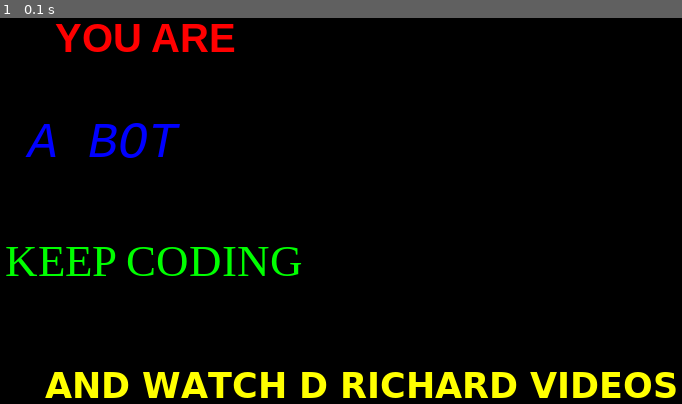
Above: before the commit, frame 1.
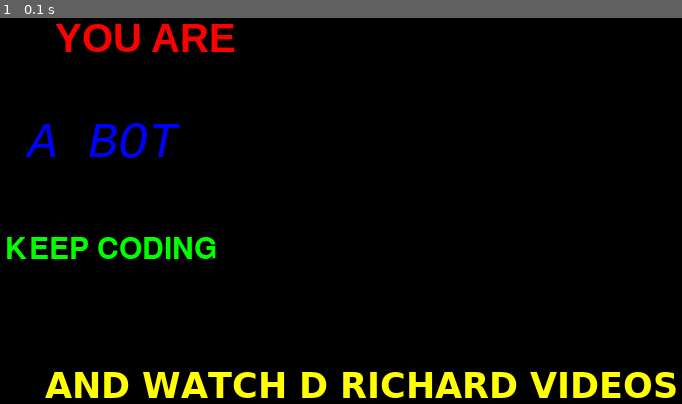
Above: after the commit, the same moment.

Repository: DavidBlits/Pygame-Tests
Game: pygame game, started from Pygame Challenge 02 - Ransom Note.py
The game is run twice, just before and just after one commit, with the same random seed, the same clock (stepped at 60 frames per second) and the same inputs.
Inputs:
- Up to frame 1 (0.1 s): no input

The runs differ from the first frame. In frame 1, 1.8% of the frame differs, in the area x 0-45%, y 56-67%.

Commit message:
Made custom fnt

Diff:
--- a/Pygame Challenge 02 - Ransom Note.py
+++ b/Pygame Challenge 02 - Ransom Note.py
@@ -59,7 +59,7 @@
 
 font1 = pygame.font.SysFont("arial", 40, bold=True)
 font2 = pygame.font.SysFont("courier", 50, italic=True)
-font3 = pygame.font.SysFont("times", 45)
+font3 = pygame.font.SysFont("fonts/NotoSansJP-VariableFont_wght.ttf", 45)
 font4 = pygame.font.SysFont("verdana", 35, bold=True)
 
 text1 = font1.render("YOU ARE", True, RED)
--- a/Pygame Challenge 04 - Scrolling Background.py
+++ b/Pygame Challenge 04 - Scrolling Background.py
@@ -55,7 +55,7 @@
     screen.blit(mountain_image, (cloud_x - 800, 100))
     screen.blit(mountain_image, (cloud_x, 100))
 
-    ground_x = (scroll * 1) % 800
+    ground_x = scroll % 800
     screen.blit(ground_image, (ground_x - 800, 300))
     screen.blit(ground_image, (ground_x, 300))
 
Binary file added: images/bg.jpg
